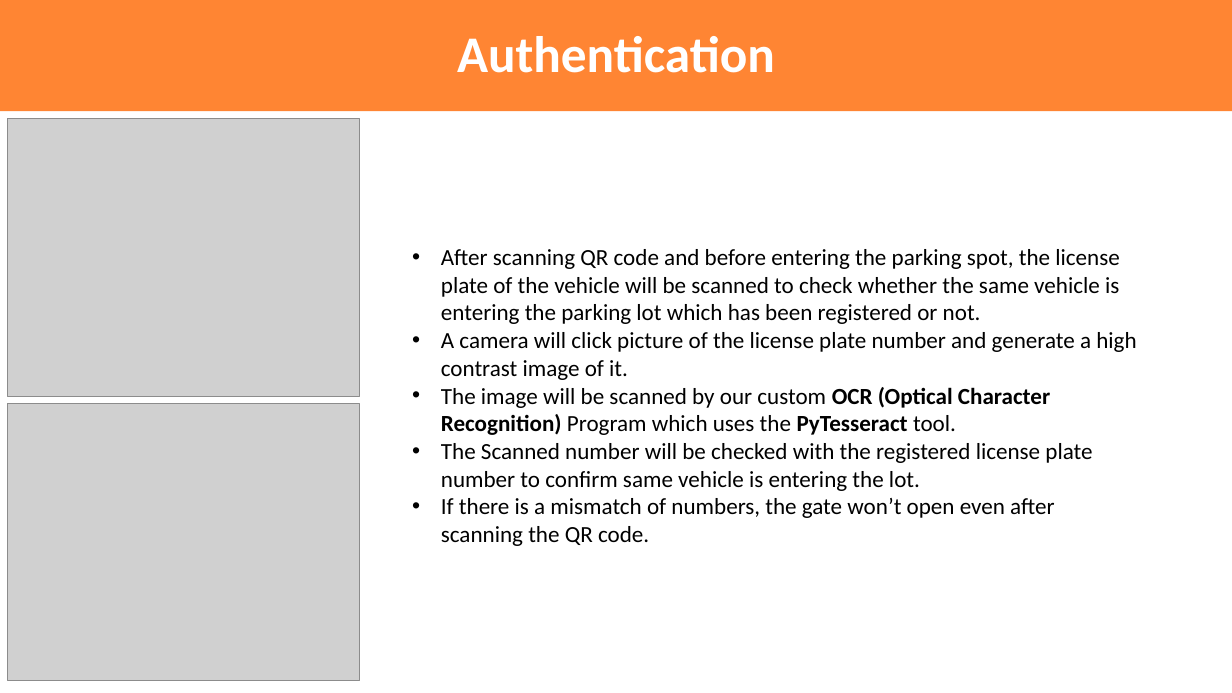
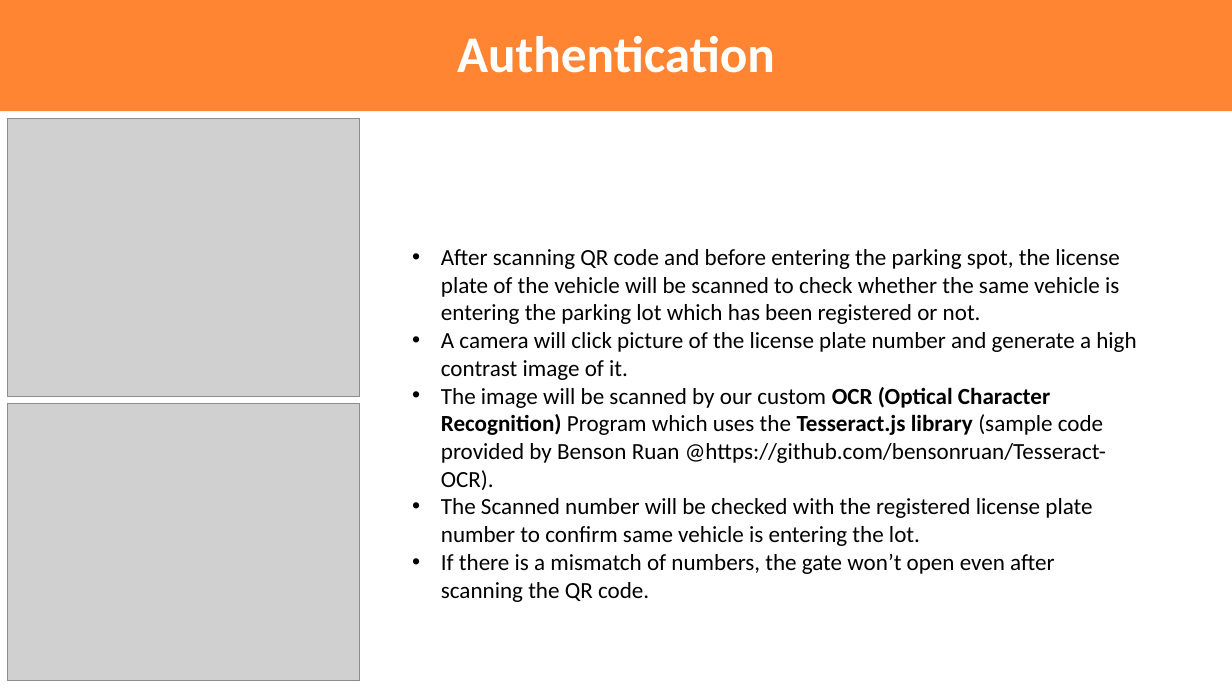
Before and after one commit to aryan31200/Smart-Parking-System_BinaryBots, a slide deck: slide 9 of Final Presentation By BinaryBots.pptx. Drawn at 1232x693 pixels with LibreOffice and Linux fonts; fonts in the diff are those of the drawing; grey boxes stand for pictures. Boxes give left, top, right and bottom in pixels: in the first picture for what was removed or moved away, otherwise in the second. Text is boxed around its words. In the diff, an @@ line names an element or a change of style, - is before the commit and + after.

```diff
--- a/Final Presentation By BinaryBots.pptx
+++ b/Final Presentation By BinaryBots.pptx
@@ text at [441, 387, 1106, 490]: text changed @@
-• The image will be scanned by our custom OCR (Optical Character Recognition) Program which uses the PyTesseract tool.
+• The image will be scanned by our custom OCR (Optical Character Recognition) Program which uses the Tesseract.js library (sample code provided by Benson Ruan @https://github.com/bensonruan/Tesseract-OCR).
```
Also in this commit, not shown: 1 other slide changed, 43 other files.
